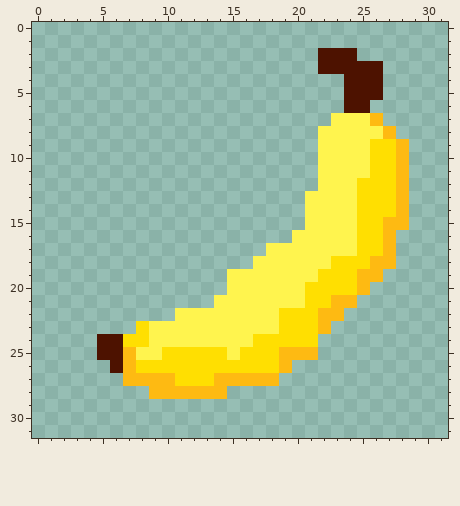
Two states of a pixel-art sprite, games/banana/assets/banana.png. This is how it looked before the edit.
The file is 32x32 pixels. Colours within 5 levels of each other are drawn and written as one.
Once edited:
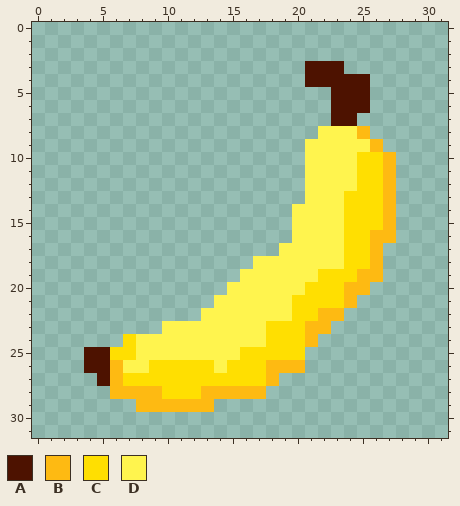
Palette (. is transparent): A #4d1200  B #feba12  C #ffdf01  D #fff44e
Log entry: Banana Simulator Upgrades! A large update for banana simulator! :tada:
Diff:
Colour A is added in row 3 at x 21; in row 4 at x 21 to 23; in rows 5 to 6 at x 23; in row 25 at x 4; in row 26 at x 4 to 5; in row 27 at x 5.
Colour A replaces colour D in row 7 at x 23 to 24.
Colour B is added in row 26 at x 20; in row 27 at x 6; in row 28 at x 6 to 8 and 15 to 17; in row 29 at x 8 to 13.
Colour B replaces colour A in row 26 at x 6.
Colour B replaces colour C in row 9 at x 26; in rows 10 to 14 at x 27; in rows 16 to 17 at x 26; in row 20 at x 24; in rows 23 to 24 at x 21; in row 26 at x 18.
Colour B replaces colour D in row 8 at x 25.
Colour C replaces colour A in row 25 at x 6.
Colour C replaces colour B in row 21 at x 23; in row 25 at x 7 and 19 to 20; in row 27 at x 7 to 10 and 14 to 17; in row 28 at x 10 to 12.
Colour C replaces colour D in rows 10 to 11 at x 25; in rows 13 to 17 at x 24; in row 21 at x 20; in row 23 at x 18.
Colour D is added in rows 9 to 12 at x 21; in rows 14 to 15 at x 20.
Colour D replaces colour B in row 26 at x 7.
Colour D replaces colour C in row 18 at x 23; in row 22 at x 19; in row 24 at x 8 and 17; in row 25 at x 10 to 14; in row 26 at x 8 and 14.
The author cleared colour A in row 2 at x 22 to 24; in row 3 at x 24 to 26; in rows 4 to 5 at x 26; in row 24 at x 5 to 6.
The author cleared colour B in row 7 at x 26; in row 8 at x 27; in rows 9 to 15 at x 28; in rows 17 to 18 at x 27; in row 25 at x 21.
The author cleared colour C in row 9 at x 27; in row 23 at x 8.
The author cleared colour D in row 7 at x 25; in row 8 at x 26; in row 17 at x 18; in row 19 at x 15; in row 22 at x 11 to 12; in row 23 at x 9.
Boxes around the changes in both pictures, in picture pixels (x1, y1, x2, y2):
changed: (84, 48, 409, 412)
